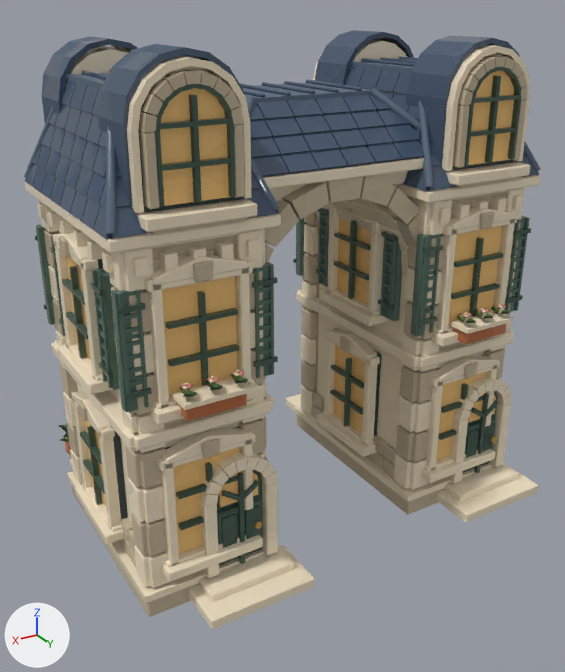
What one commit did to the Blender file art/blender-city/models/classic/teleport_gate/source.blend.
Camera for both pictures: a camera (50 mm lens) standing at (0.899, 1.47, 1.164) and looking at (0.035, 0.03, 0.444). Lighting does not change. The marker at lower left points along +X, +Y and +Z. The picture after the commit comes second.

Objects in the first picture: 'classic_teleport_gate_geometry'.
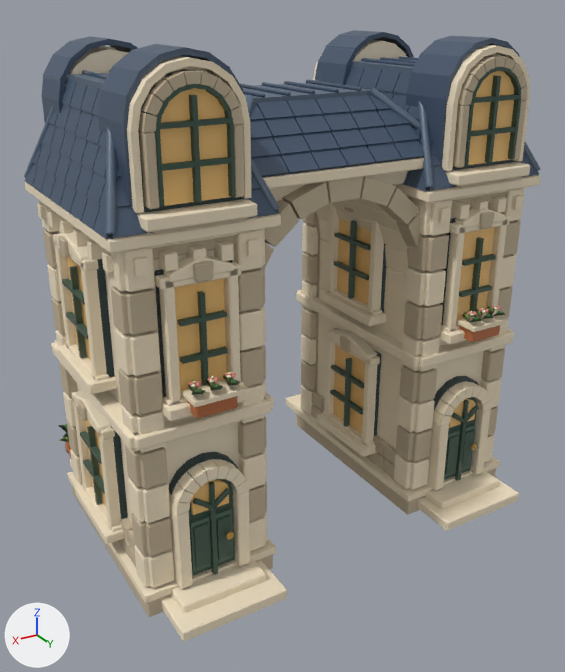
The newer file is also rescaled (x1.011), turned or shifted as a whole; pictures and numbers use the older file's frame.

Pixel boxes [x1, y1, x2, y2] of what changed, in the pictures (565 x 672 px; the box of a moved part takes in the faces that stretch with it):
'classic_teleport_gate_geometry', reshaped: before [24, 30, 541, 630]; after [24, 30, 541, 641]
part 1 of me_classic_teleport_gate_mesh, added (brown): after [456, 227, 495, 323]
part 2 of me_classic_teleport_gate_mesh, added: after [462, 254, 496, 266]
part 3 of me_classic_teleport_gate_mesh, added (beige): after [457, 312, 507, 332]
part 4 of me_classic_teleport_gate_mesh, moved or reshaped: before [464, 318, 476, 324]; after [470, 316, 482, 322]
part 5 of me_classic_teleport_gate_mesh, moved or reshaped: before [457, 313, 466, 323]; after [462, 312, 471, 322]
part 6 of me_classic_teleport_gate_mesh, rebuilt (not visible before): after [433, 376, 479, 410]
part 7 of me_classic_teleport_gate_mesh, rebuilt (mostly hidden before): before [165, 427, 239, 449]; after [169, 452, 239, 495]
part 8 of me_classic_teleport_gate_mesh, deleted: before [35, 208, 531, 630]
part 9 of me_classic_teleport_gate_mesh, moved or reshaped: before [421, 208, 538, 522]; after [417, 208, 519, 531]
part 10 of me_classic_teleport_gate_mesh, reshaped: before [146, 254, 263, 582]; after [154, 256, 287, 641]
part 11 of me_classic_teleport_gate_mesh, surface changed: [25, 31, 522, 613] in both

What the commit changed:
me_classic_teleport_gate_mesh is used by ob_classic_teleport_gate_geometry; parent ob_classic_teleport_gate; location (0.0, 0.0, 0.0).
me_classic_teleport_gate_mesh had 22254 vertices, 18586 faces and spanned x -0.52..0.52, y -0.367..0.367, z 0.0..1.093.
me_classic_teleport_gate_mesh now has 19642 vertices, 16462 faces and spans x -0.509..0.52, y -0.367..0.367, z 0.0..1.093.
me_classic_teleport_gate_mesh part 1: a new loose piece, a box spanning x -0.3832..-0.282, y 0.245..0.2529, z 0.4857..0.7015, in mat_classic_teleport_gate___warm_window_glass.
me_classic_teleport_gate_mesh part 2: a new loose piece, a box spanning x -0.3787..-0.2865, y 0.2556..0.2689, z 0.6281..0.6368, in mat_classic_teleport_gate___solid.
me_classic_teleport_gate_mesh part 3: a new loose piece, a box spanning x -0.3819..-0.2833, y 0.2666..0.3205, z 0.4898..0.4995, in mat_classic_teleport_gate___solid.
me_classic_teleport_gate_mesh part 4: the loose piece of 5 vertices spanning x -0.295..-0.265, y 0.288..0.327, z 0.498..0.52 is moved by (-0.017, 0.0, 0.0).
me_classic_teleport_gate_mesh part 5: the loose piece of 5 vertices spanning x -0.298..-0.278, y 0.261..0.288, z 0.498..0.515 is moved by (-0.017, 0.0, 0.0).
me_classic_teleport_gate_mesh part 6: the loose piece of 24 vertices spanning x -0.43..-0.235, y 0.226..0.246, z 0.101..0.367 is rebuilt with 22 vertices and now spans x -0.412..-0.253, y 0.224..0.246, z 0.058..0.331.
me_classic_teleport_gate_mesh part 7: the loose piece of 24 vertices spanning x 0.247..0.441, y 0.226..0.246, z 0.101..0.367 is rebuilt with 22 vertices and now spans x 0.265..0.423, y 0.224..0.246, z 0.058..0.331.
me_classic_teleport_gate_mesh part 8: 386 loose pieces with 3772 vertices, spanning x -0.491..0.502, y -0.327..0.367, z 0.011..0.727, are deleted.
me_classic_teleport_gate_mesh part 9: 336 vertices removed from x -0.52..-0.225, y 0.226..0.367, z 0.011..0.727; 614 vertices added at x -0.451..-0.214, y 0.226..0.367, z 0.011..0.728.
me_classic_teleport_gate_mesh part 10: 120 vertices removed from x 0.236..0.452, y 0.226..0.286, z 0.093..0.727; 678 vertices added at x 0.225..0.462, y 0.226..0.367, z 0.011..0.728.
me_classic_teleport_gate_mesh part 11: 14282 kept faces spanning x -0.509..0.52, y -0.367..0.327, z 0.0..1.093 get new texture (UV) coordinates.
Other edits to the shape of me_classic_teleport_gate_mesh do not show in these pictures.
